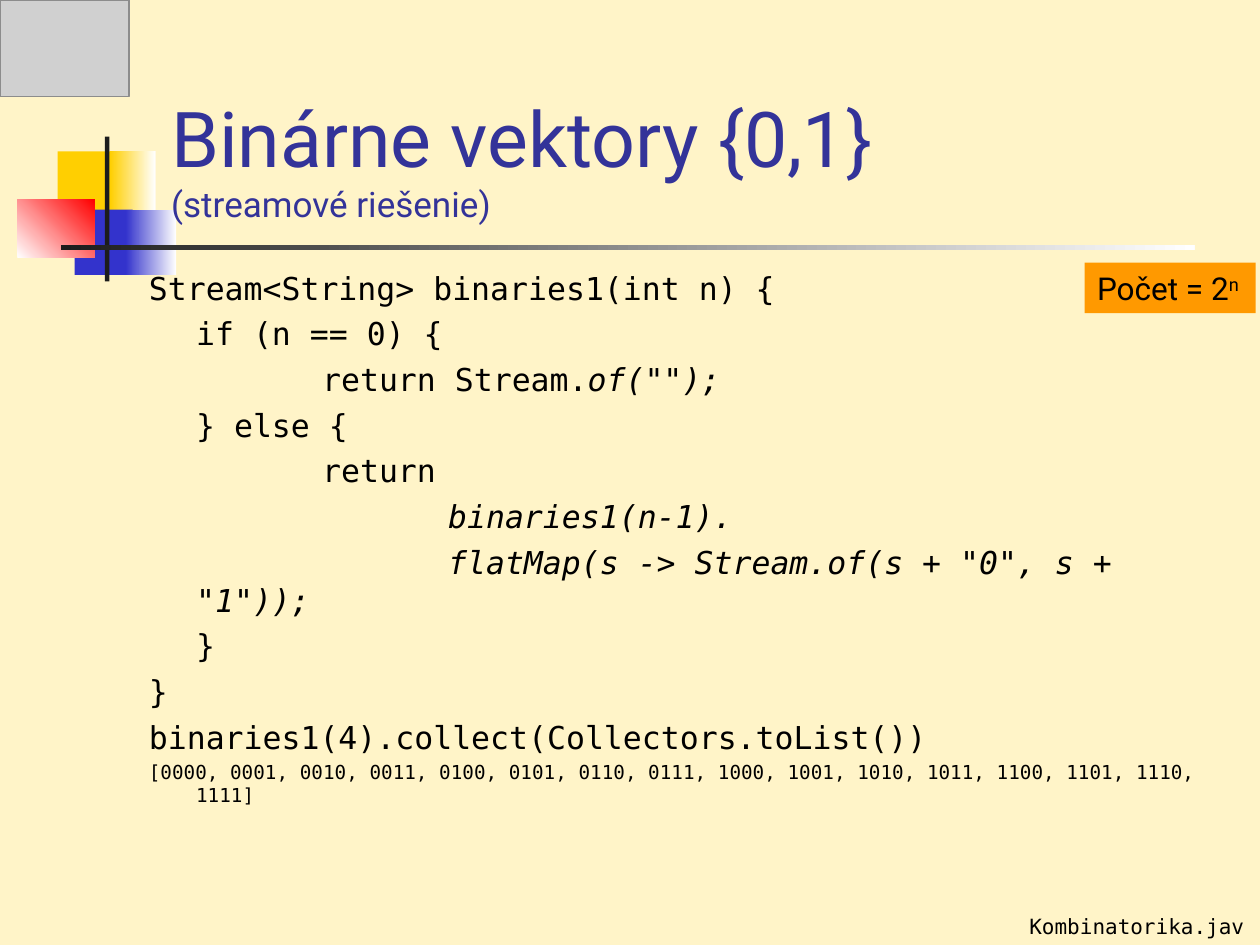
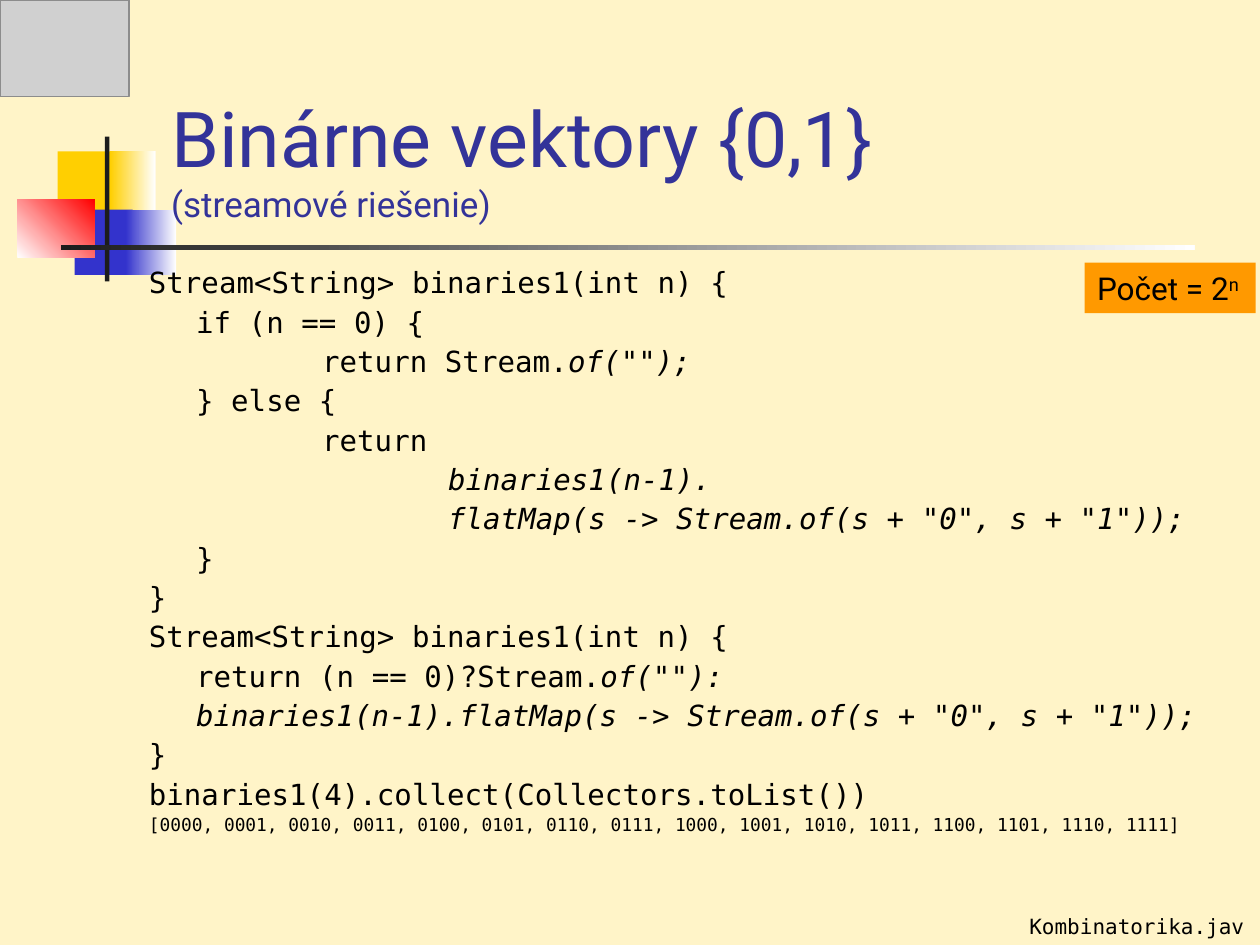
Before and after one commit to Programovanie4/Prednasky, a slide deck: slide 31 of 06Lambda/06_javaStream.ppt. Drawn at 1260x945 pixels with LibreOffice and Linux fonts; fonts in the diff are those of the drawing; grey boxes stand for pictures. Boxes give left, top, right and bottom in pixels: in the first picture for what was removed or moved away, otherwise in the second. Text is boxed around its words. In the diff, an @@ line names an element or a change of style, - is before the commit and + after.

```diff
--- a/06Lambda/06_javaStream.ppt
+++ b/06Lambda/06_javaStream.ppt
@@ text at (149, 270, 1239, 834): size 18 to 16.6 pt in "Stream<String> binaries1(int n) {", "if (n == 0) {", "return Stream.of("");", "} else {" and 6 more places; size 11 to 10.2 pt in "[0000, 0001, 0010, 0011, 0100, 0101, 0110, ..."; line spacing 1 to 0.9 @@
@@ text at (149, 625, 1196, 732): paragraphs added @@
+Stream<String> binaries1(int n) {
+return (n == 0)?Stream.of(""):
+binaries1(n-1).flatMap(s -> Stream.of(s + "0", s + "1"));
+}
```
Also in this commit, not shown: 16 other slides changed, 1 other file.
